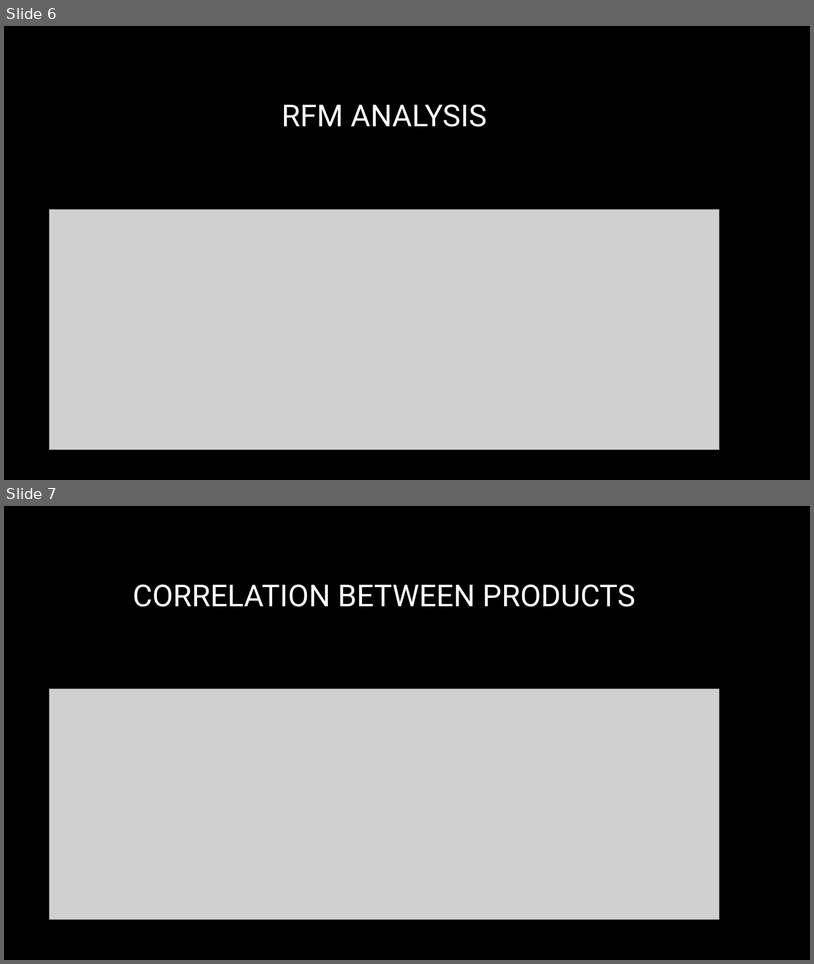
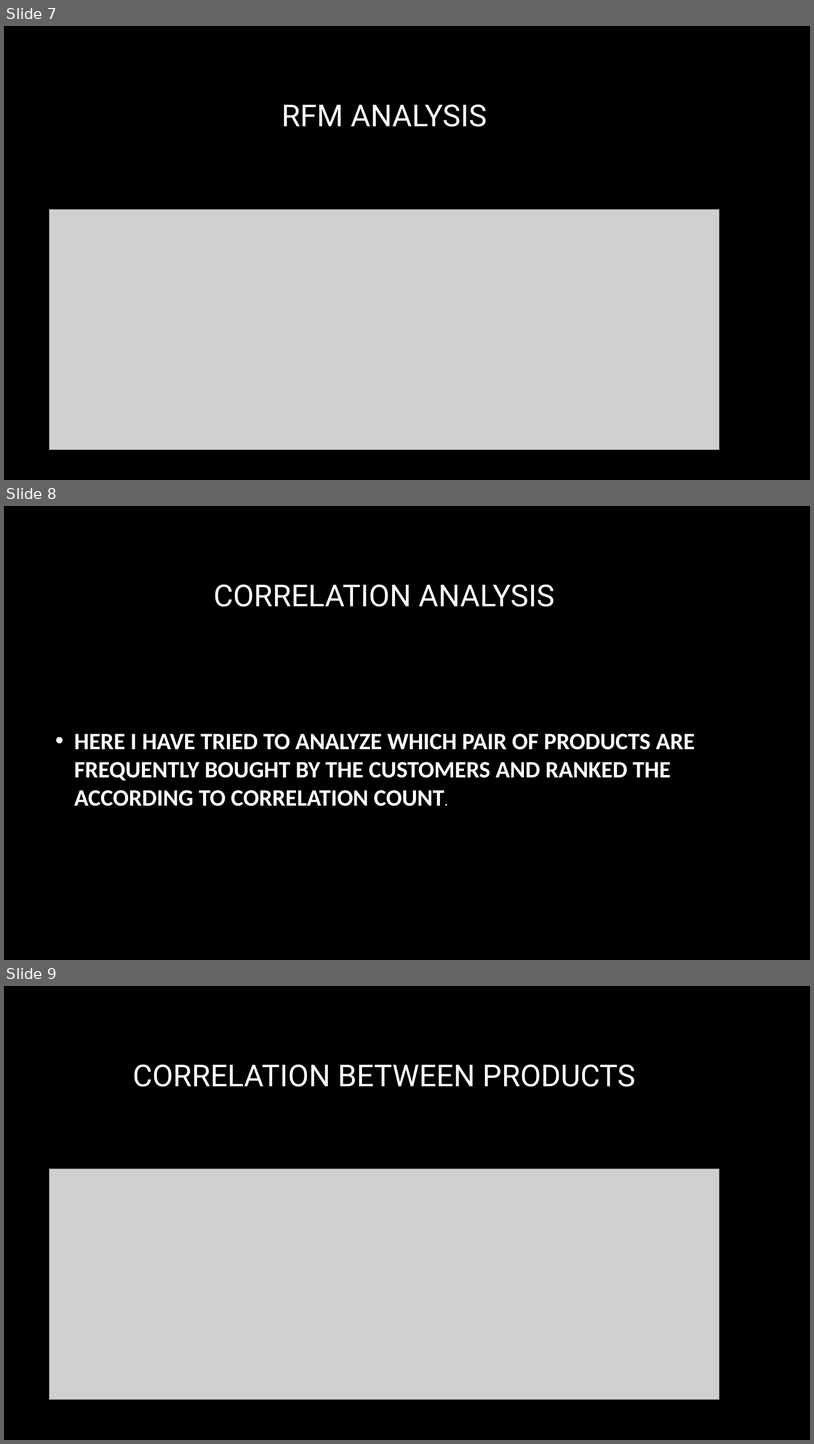
Before and after one commit to Ron-17/Portfolio-Project_SQL, a slide deck: SQL PORTFOLIO PROJECT New.pptm. Shown one above the other, each under a label of ours: slides 6 and 7 before the commit, slides 7, 8 and 9 after it. The pictures are 814x964 and 814x1444 pixels, drawn with LibreOffice and Linux fonts; fonts in the diff are those of the drawing; grey boxes stand for pictures; background and template pictures are left out. Boxes give left, top, right and bottom in pixels: in the first picture for what was removed or moved away, otherwise in the second. Text is boxed around its words. In the diff, an @@ line names an element or a change of style, - is before the commit and + after.

```diff
--- a/SQL PORTFOLIO PROJECT New.pptm
+++ b/SQL PORTFOLIO PROJECT New.pptm
@@ slide 8 added at <box>4,506,810,960</box>, background picture (left out) @@
@@ title added at <box>213,584,555,607</box>, 36 pt, text #FFFFFF @@
+CORRELATION ANALYSIS
@@ text added at <box>74,733,695,806</box>, 28 pt, text #FFFFFF, bold @@
+• HERE I HAVE TRIED TO ANALYZE WHICH PAIR OF PRODUCTS ARE FREQUENTLY BOUGHT BY THE CUSTOMERS AND RANKED THE ACCORDING TO CORRELATION COUNT.
@@ what was slide 6 is now slide 7 @@
@@ what was slide 7 is now slide 9 @@
```
Also in this commit, not shown: 4 other slides added.
